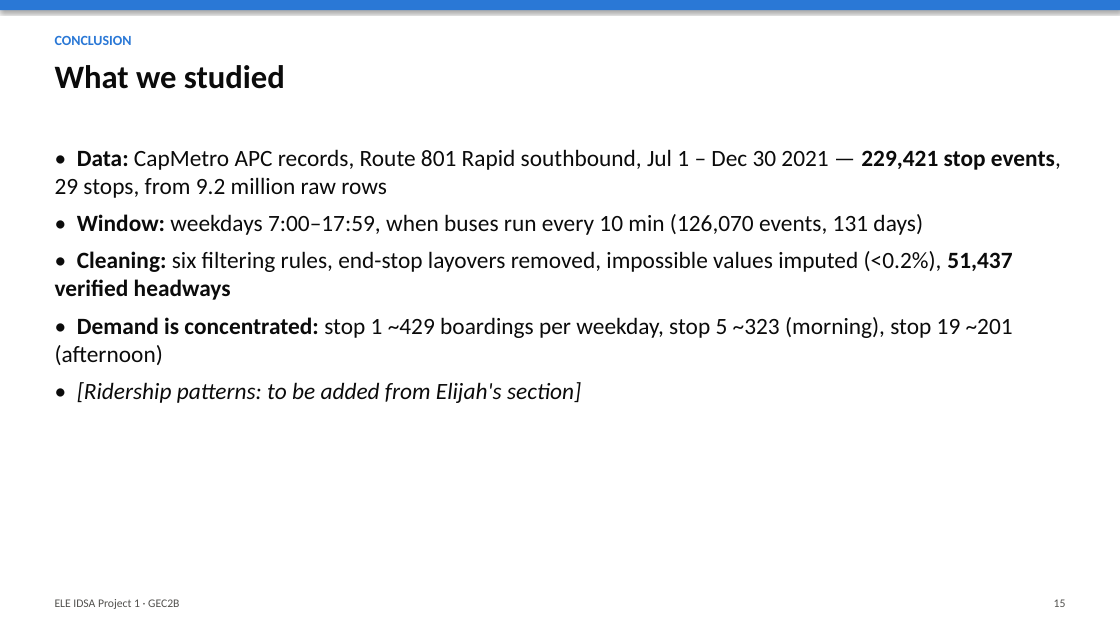
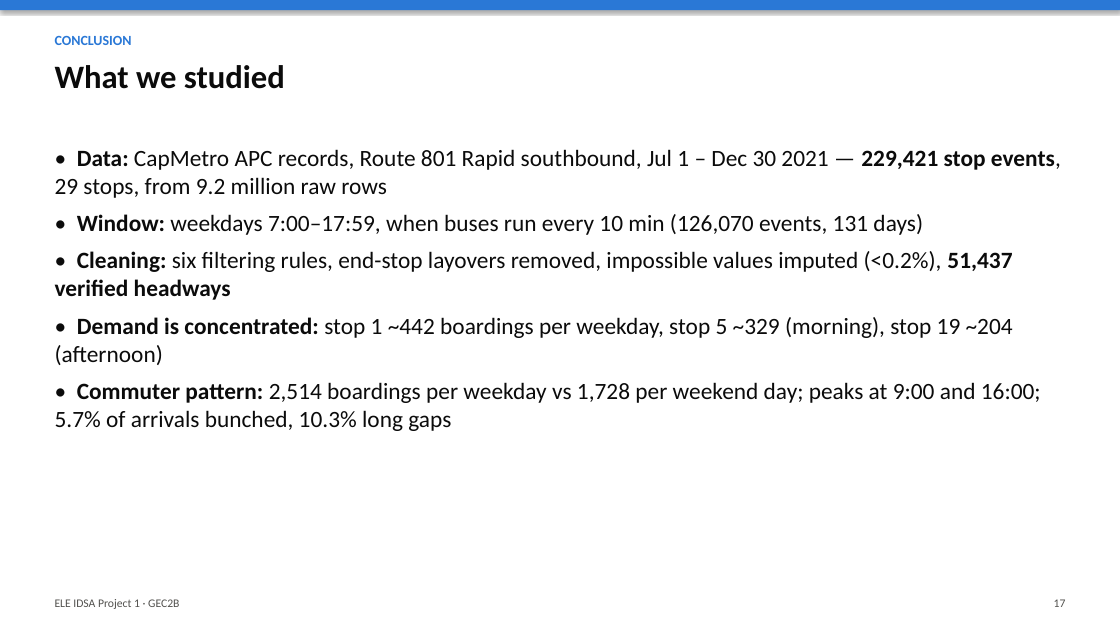
Before and after one commit to RJL-Marquez/ELE-IDSA-PROJECT-1, a slide deck: slide 17 of report/output/ELE_IDSA_Project1_Slides.pptx (slide 15 before the commit). Drawn at 1120x630 pixels with LibreOffice and Linux fonts; fonts in the diff are those of the drawing. Boxes give left, top, right and bottom in pixels: in the first picture for what was removed or moved away, otherwise in the second. Text is boxed around its words. In the diff, an @@ line names an element or a change of style, - is before the commit and + after.

```diff
--- a/report/output/ELE_IDSA_Project1_Slides.pptx
+++ b/report/output/ELE_IDSA_Project1_Slides.pptx
@@ text at (55,317,1041,431): text changed @@
-• Demand is concentrated: stop 1 ~429 boardings per weekday, stop 5 ~323 (morning), stop 19 ~201 (afternoon)
-• [Ridership patterns: to be added from Elijah's section]
+• Demand is concentrated: stop 1 ~442 boardings per weekday, stop 5 ~329 (morning), stop 19 ~204 (afternoon)
+• Commuter pattern: 2,514 boardings per weekday vs 1,728 per weekend day; peaks at 9:00 and 16:00; 5.7% of arrivals bunched, 10.3% long gaps
@@ text at (1054,599,1066,607): text changed @@
-15
+17
```
Also in this commit, not shown: 13 other slides changed, 4 slides added, 2 slides removed, 19 other files.
